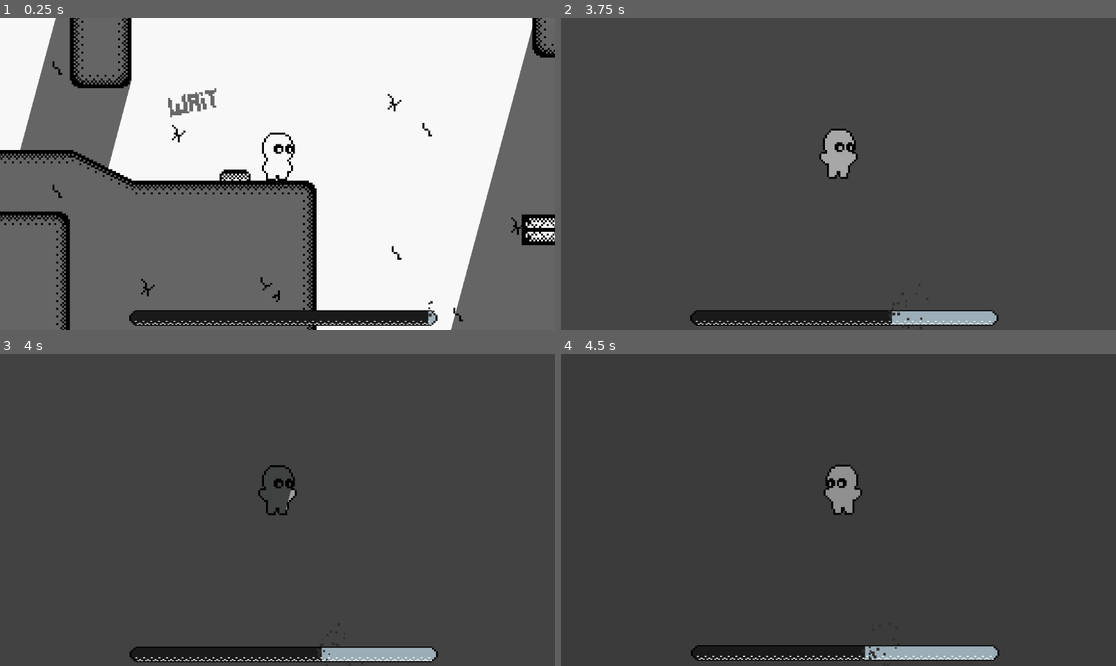
Above: before the commit, frames 1-4 (two rows, left to right).
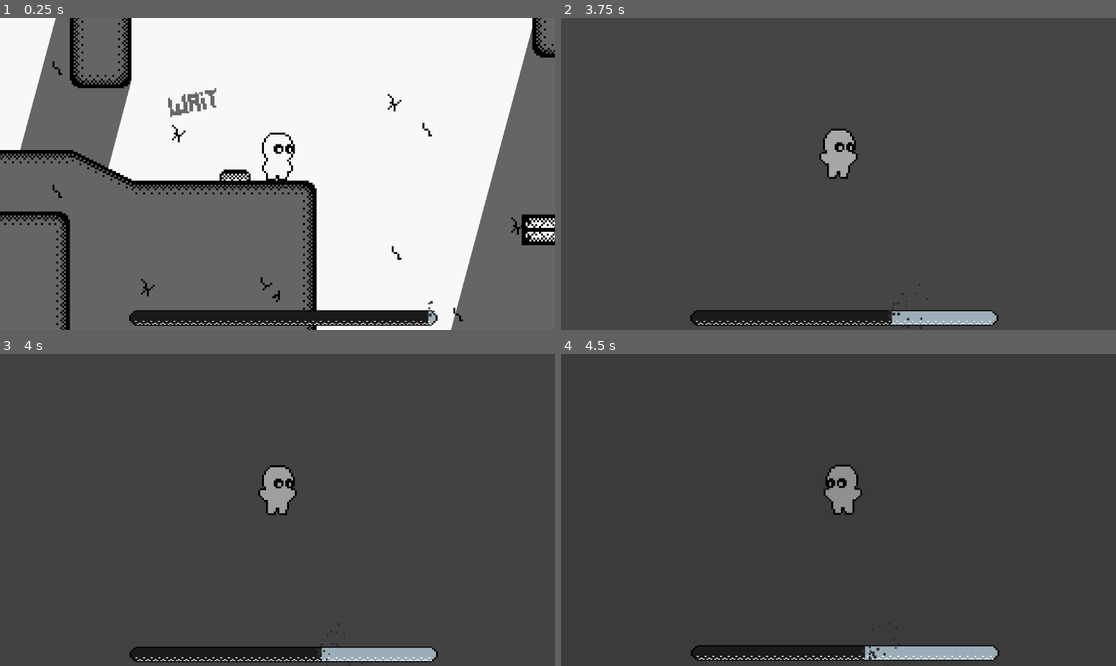
Above: after the commit, the same moments.

Repository: AyaPK/stylised-sidescroller
Game: Godot game, scene res://scenes/main.tscn
Same seed, same stepped clock (60 frames per second), same inputs: the game is played once before the commit and once after it.
Inputs:
- Up to frame 1 (0.25 s): no input
- Up to frame 2 (3.75 s): hold D (move_right) 0.53-2.03 s; tap W (jump) at 0.77, 1.52, 3.02 s; hold A (move_left) 2.03-2.78 s; hold D (move_right) from 2.78 s (still down)
- Up to frame 3 (4 s): keep holding D (move_right); tap W (jump) at 3.77 s
- Up to frame 4 (4.5 s): release D (move_right) at 4.28 s; hold A (move_left) from 4.28 s (still down)

Frames 1-2 are identical in both runs. In frame 3, 0.6% of the frame differs, in the area x 46-53%, y 36-52%; in frame 4, nothing differs.

Commit message:
Continue making terrain set

Diff:
--- a/scenes/main.tscn
+++ b/scenes/main.tscn
@@ -20,7 +20,7 @@
 
 [node name="Foreground Layer" parent="." instance=ExtResource("2_sugp2")]
 z_index = 5
-tile_map_data = PackedByteArray("AAAAAAcAAAABAAAAAAAAAAgAAAA …(15424 unchanged characters)… BAAIAAABWACQAAAABAAIAAABWACUAAAABAAIAAABpAP7/AAABAAAAAABmAP7/AAAAAAMAAABnAP7/AAABAAAAAABoAP7/AAABAAAAAABqAP7/AAABAAMAAAA=")
+tile_map_data = PackedByteArray("AAAAAAcAAAABAAAAAAAAAAgAAAA …(15424 unchanged characters)… BAAIAAABWACQAAAABAAIAAABWACUAAAABAAIAAABmAP7/AAAAAAAAAAA=")
 
 [node name="player" parent="." instance=ExtResource("1_o5qli")]
 position = Vector2(4527, 336)
